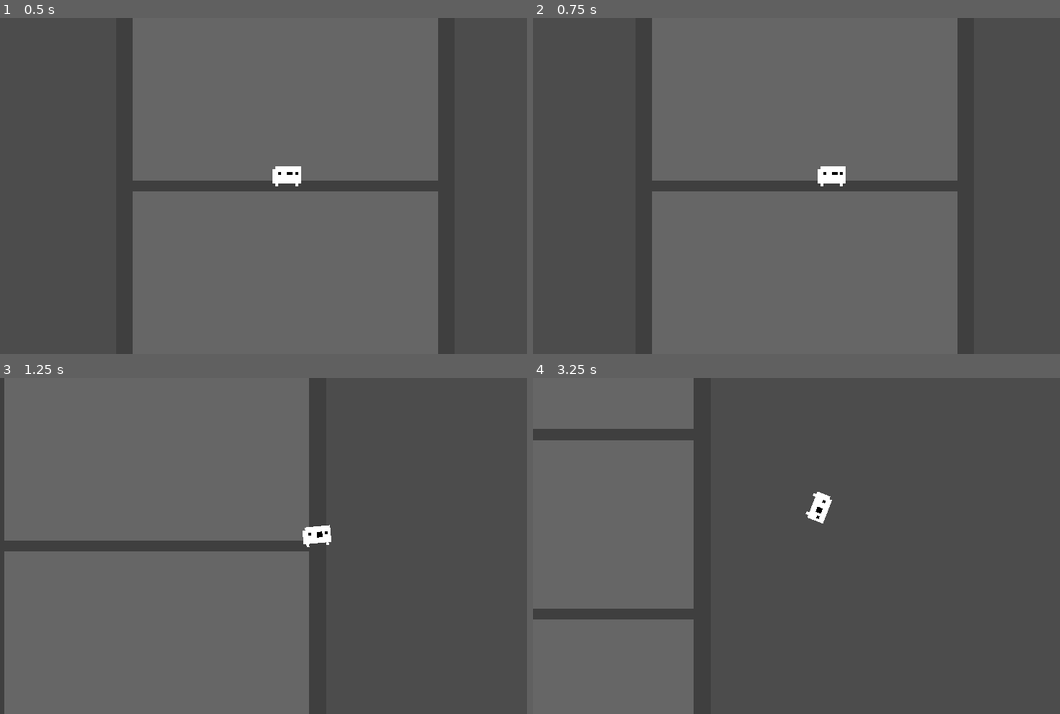
Above: before the commit, frames 1-4 (two rows, left to right).
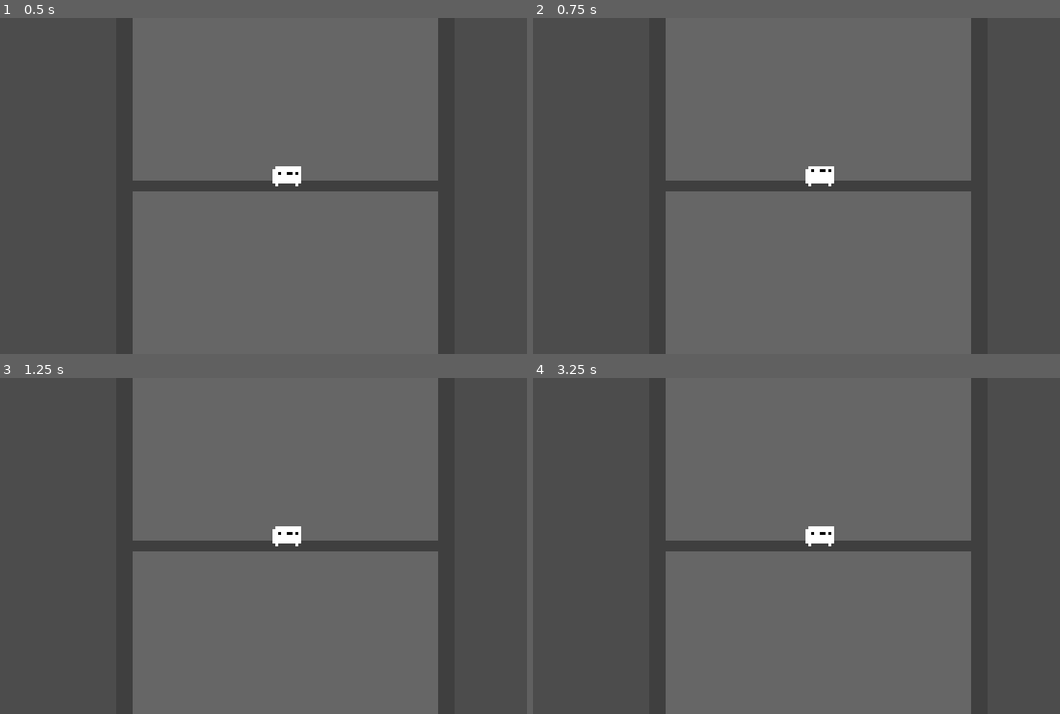
Above: after the commit, the same moments.

Repository: rapieregridoro/one_bit_jam
Game: Godot game, scene res://Scenes/Principal.tscn
Two runs of this game, one before a commit and one after it. Both use one fixed random seed, a clock stepped at 60 frames per second and the inputs below.
Inputs:
- Up to frame 1 (0.5 s): no input
- Up to frame 2 (0.75 s): hold D (ptb_right, bound only before the commit) from 0.53 s (still down)
- Up to frame 3 (1.25 s): keep holding D (ptb_right, bound only before the commit); tap Space (ui_select) at 0.77 s
- Up to frame 4 (3.25 s): release D (ptb_right, bound only before the commit) at 1.28 s; hold S (ptb_down, bound only before the commit) 1.28-2.03 s; tap Space (ui_select) at 1.52, 3.02 s; hold D (ptb_right, bound only before the commit) 2.03-2.78 s; hold W (ptb_up, bound only before the commit) from 2.78 s (still down)

Frame 1 is identical in both runs. In frame 2, 5.3% of the frame differs, in the area x 22-84%, y 0-100%; in frame 3, 48%; in frame 4, 75%, in the area x 0-84%, y 0-100%.

Commit message:
carinha knock back

Diff:
--- a/Godot_Project-One_Bit_Jam-Abril_21/project.godot
+++ b/Godot_Project-One_Bit_Jam-Abril_21/project.godot
@@ -49,42 +49,6 @@
 "stream": false,
 "svg/scale": 1.0
 }
-[input]
-
-ptb_left={
-"deadzone": 0.5,
-"events": [ Object(InputEventKey,"resource_local_to_scene":false,"resource_name":"","device":0,"alt":false,"shift":false,"control":false,"meta":false,"command":false,"pressed":false,"scancode":65,"unicode":0,"echo":false,"script":null)
-, Object(InputEventKey,"resource_local_to_scene":false,"resource_name":"","device":0,"alt":false,"shift":false,"control":false,"meta":false,"command":false,"pressed":false,"scancode":16777231,"unicode":0,"echo":false,"script":null)
-, Object(InputEventJoypadButton,"resource_local_to_scene":false,"resource_name":"","device":0,"button_index":14,"pressure":0.0,"pressed":false,"script":null)
- ]
-}
-ptb_right={
-"deadzone": 0.5,
-"events": [ Object(InputEventKey,"resource_local_to_scene":false,"resource_name":"","device":0,"alt":false,"shift":false,"control":false,"meta":false,"command":false,"pressed":false,"scancode":68,"unicode":0,"echo":false,"script":null)
-, Object(InputEventKey,"resource_local_to_scene":false,"resource_name":"","device":0,"alt":false,"shift":false,"control":false,"meta":false,"command":false,"pressed":false,"scancode":16777233,"unicode":0,"echo":false,"script":null)
-, Object(InputEventJoypadButton,"resource_local_to_scene":false,"resource_name":"","device":0,"button_index":15,"pressure":0.0,"pressed":false,"script":null)
- ]
-}
-ptb_up={
-"deadzone": 0.5,
-"events": [ Object(InputEventKey,"resource_local_to_scene":false,"resource_name":"","device":0,"alt":false,"shift":false,"control":false,"meta":false,"command":false,"pressed":false,"scancode":87,"unicode":0,"echo":false,"script":null)
-, Object(InputEventKey,"resource_local_to_scene":false,"resource_name":"","device":0,"alt":false,"shift":false,"control":false,"meta":false,"command":false,"pressed":false,"scancode":16777232,"unicode":0,"echo":false,"script":null)
-, Object(InputEventJoypadButton,"resource_local_to_scene":false,"resource_name":"","device":0,"button_index":12,"pressure":0.0,"pressed":false,"script":null)
- ]
-}
-ptb_down={
-"deadzone": 0.5,
-"events": [ Object(InputEventKey,"resource_local_to_scene":false,"resource_name":"","device":0,"alt":false,"shift":false,"control":false,"meta":false,"command":false,"pressed":false,"scancode":83,"unicode":0,"echo":false,"script":null)
-, Object(InputEventKey,"resource_local_to_scene":false,"resource_name":"","device":0,"alt":false,"shift":false,"control":false,"meta":false,"command":false,"pressed":false,"scancode":16777234,"unicode":0,"echo":false,"script":null)
-, Object(InputEventJoypadButton,"resource_local_to_scene":false,"resource_name":"","device":0,"button_index":13,"pressure":0.0,"pressed":false,"script":null)
- ]
-}
-
-[layer_names]
-
-2d_physics/layer_1="Camera"
-2d_physics/layer_2="Jogador"
-2d_physics/layer_3="Jogador_Dash"
 
 [rendering]
 
Binary file added: Godot_Project-One_Bit_Jam-Abril_21/Images/Carinha_knockback.png
Not shown, added: Godot_Project-One_Bit_Jam-Abril_21/Images/Carinha_knockback.png.import
Not shown, changed: Aseprite_Files/Carinha.aseprite
Not shown, changed: Aseprite_Files/Rascunhos.aseprite
